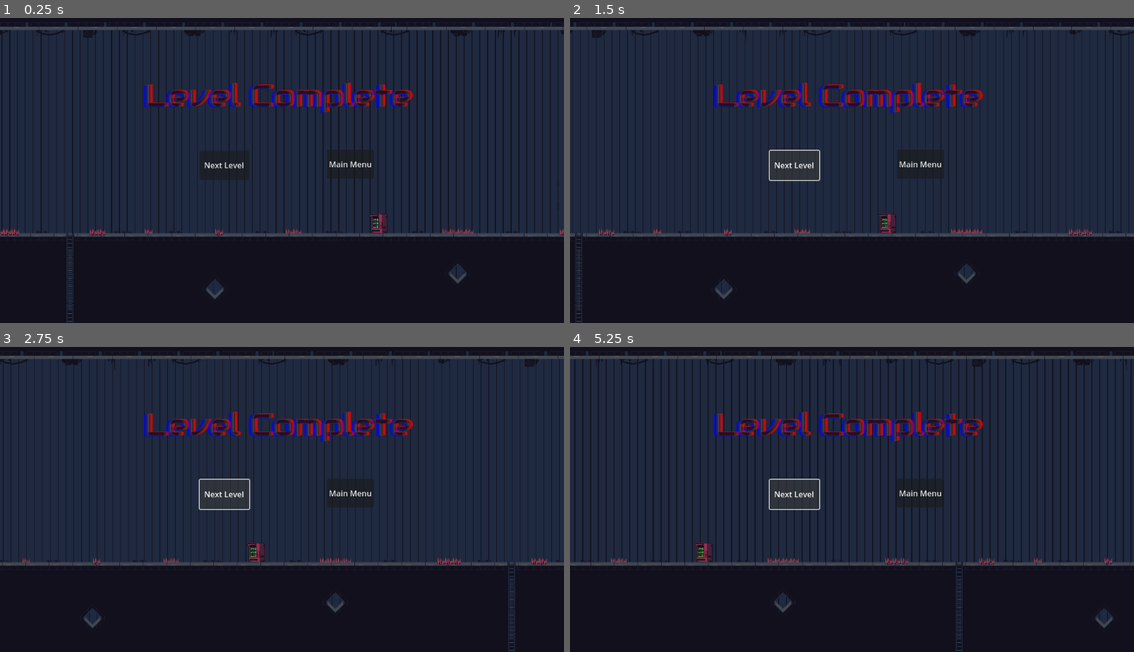
Above: before the commit, frames 1-4 (two rows, left to right).
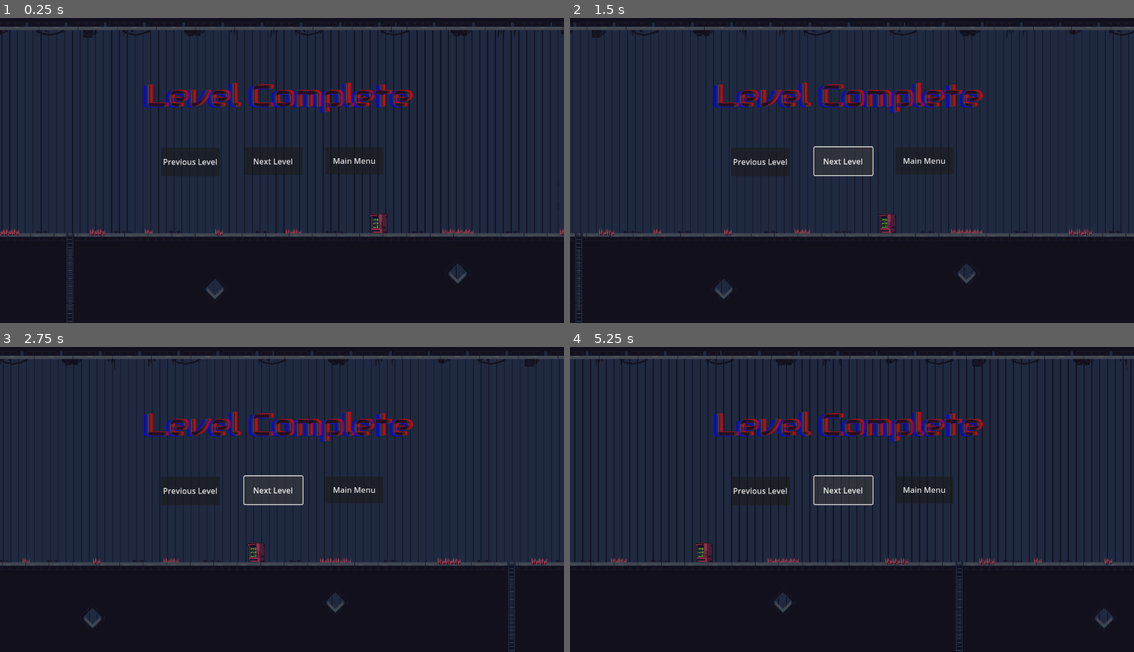
Above: after the commit, the same moments.

Repository: NickYoungren/ChronoQuest
Game: Godot game, scene res://scenes/level_complete.tscn
Two runs of this game, one before a commit and one after it. Both use one fixed random seed, a clock stepped at 60 frames per second and the inputs below. This scene is started directly instead of the project's main scene. Sound files missing from this copy of the repository are replaced by a short silence.
Inputs (mouse positions are in pixels of both pictures, inside the frame that each line leads up to):
- Up to frame 1 (0.25 s): no input
- Up to frame 2 (1.5 s): click (761, 161) at 0.5 s, where only the run after the commit has a clickable "Previous Level"; click "Next Level" at 1.25 s
- Up to frame 3 (2.75 s): click "Next Level" at 2 s
- Up to frame 4 (5.25 s): tap Enter (ui_accept) at 2.75, 3.02, 3.77 s; hold Right (ui_right) 2.78-4.28 s; tap Z (dash) at 2.85, 5.1 s; tap R (rewind) at 3.6 s; hold Left (ui_left) 4.28-5.03 s; hold S (shoot) 4.28-5.03 s; hold Right (ui_right) from 5.03 s (still down)

The runs differ from the first frame. In frame 1, 0.4% of the frame differs, in the area x 29-67%, y 45-50%; in frame 2, 0.7%; in frame 3, 0.7%; in frame 4, 0.8%, in the area x 29-67%, y 42-54%.

Commit message:
Prev level button & loss menu sound

Diff:
--- a/scenes/death_scene.tscn
+++ b/scenes/death_scene.tscn
@@ -1,9 +1,10 @@
-[gd_scene load_steps=9 format=3 uid="uid://dykvrysse55uj"]
+[gd_scene load_steps=10 format=3 uid="uid://dykvrysse55uj"]
 
 [ext_resource type="Script" path="res://scenes/level_complete.gd" id="1_xj5rq"]
 [ext_resource type="Texture2D" uid="uid://xm0hsn4d8c4j" path="res://Assets/77v0a5.png" id="2_x2dfg"]
 [ext_resource type="Script" path="res://scenes/ParallaxBackground.gd" id="3_lha8o"]
 [ext_resource type="Texture2D" uid="uid://707taj15racd" path="res://Assets/Sewers pack files/Tiles/tileset.png" id="4_ny668"]
+[ext_resource type="AudioStream" uid="uid://b7kvls187m25g" path="res://Assets/Sewers pack files/Sewers pack files/Sounds/Dark Forest.wav" id="5_je2ij"]
 
 [sub_resource type="TileSetAtlasSource" id="TileSetAtlasSource_54ijp"]
 texture = ExtResource("4_ny668")
@@ -430,5 +431,10 @@
 format = 2
 layer_0/tile_data = PackedInt32Array(1703984, 655360, 11, 1769520, 655360, 12, 1835056, 655360, 13, 1703985, 720896, 11 …(17798 unchanged characters)…
 
+[node name="AudioStreamPlayer" type="AudioStreamPlayer" parent="."]
+stream = ExtResource("5_je2ij")
+autoplay = true
+
 [connection signal="pressed" from="Next" to="." method="_on_next_pressed"]
 [connection signal="pressed" from="Back" to="." method="_on_back_pressed"]
+[connection signal="finished" from="AudioStreamPlayer" to="." method="_on_audio_stream_player_finished"]
--- a/scenes/level_complete.gd
+++ b/scenes/level_complete.gd
@@ -22,3 +22,14 @@
 
 func _on_back_pressed():
 	ChangeScene.change_scene("res://scenes/Game.tscn")
+
+
+
+
+
+func _on_audio_stream_player_finished():
+	$AudioStreamPlayer.play()
+
+
+func _on_prev_pressed():
+	pass
--- a/scenes/level_complete.tscn
+++ b/scenes/level_complete.tscn
@@ -1,9 +1,10 @@
-[gd_scene load_steps=9 format=3 uid="uid://babj8yj4rnfkq"]
+[gd_scene load_steps=10 format=3 uid="uid://babj8yj4rnfkq"]
 
 [ext_resource type="Script" path="res://scenes/level_complete.gd" id="1_8w6or"]
 [ext_resource type="Texture2D" uid="uid://bp4y1usj5y6rc" path="res://Assets/Level Complete.png" id="2_u8le0"]
 [ext_resource type="Script" path="res://scenes/ParallaxBackground.gd" id="3_bd157"]
 [ext_resource type="Texture2D" uid="uid://707taj15racd" path="res://Assets/Sewers pack files/Tiles/tileset.png" id="4_3yvyg"]
+[ext_resource type="AudioStream" uid="uid://s1bwcbqkwlhi" path="res://Assets/Sewers pack files/Sewers pack files/Sounds/Deep.wav" id="5_fh8r1"]
 
 [sub_resource type="TileSetAtlasSource" id="TileSetAtlasSource_54ijp"]
 texture = ExtResource("4_3yvyg")
@@ -382,18 +383,25 @@
 [node name="Level Complete" type="Node2D"]
 script = ExtResource("1_8w6or")
 
+[node name="Prev" type="Button" parent="."]
+offset_left = 329.0
+offset_top = 289.0
+offset_right = 449.0
+offset_bottom = 347.0
+text = "Previous Level"
+
 [node name="Next" type="Button" parent="."]
-offset_left = 408.0
-offset_top = 295.0
-offset_right = 509.0
-offset_bottom = 355.0
+offset_left = 499.0
+offset_top = 288.0
+offset_right = 618.0
+offset_bottom = 345.0
 text = "Next Level"
 
 [node name="Back" type="Button" parent="."]
-offset_left = 668.0
-offset_top = 293.0
-offset_right = 764.0
-offset_bottom = 352.0
+offset_left = 665.0
+offset_top = 288.0
+offset_right = 783.0
+offset_bottom = 344.0
 text = "Main Menu"
 
 [node name="LevelComplete" type="Sprite2D" parent="."]
@@ -428,5 +436,12 @@
 format = 2
 layer_0/tile_data = PackedInt32Array(1703984, 655360, 11, 1769520, 655360, 12, 1835056, 655360, 13, 1703985, 720896, 11 …(17798 unchanged characters)…
 
+[node name="AudioStreamPlayer" type="AudioStreamPlayer" parent="."]
+stream = ExtResource("5_fh8r1")
+volume_db = 1.125
+autoplay = true
+
+[connection signal="pressed" from="Prev" to="." method="_on_prev_pressed"]
 [connection signal="pressed" from="Next" to="." method="_on_next_pressed"]
 [connection signal="pressed" from="Back" to="." method="_on_back_pressed"]
+[connection signal="finished" from="AudioStreamPlayer" to="." method="_on_audio_stream_player_finished"]
Not shown, added: Assets/Sewers pack files/Sewers pack files/Sounds/Dark Forest.wav.import
Not shown, added: Assets/Sewers pack files/Sewers pack files/Sounds/Deep.wav.import
Not shown, changed: savegame.bin
Not shown, added: Assets/Sewers pack files/Sewers pack files/Sounds/Dark Forest.wav
Not shown, added: Assets/Sewers pack files/Sewers pack files/Sounds/Deep.wav
